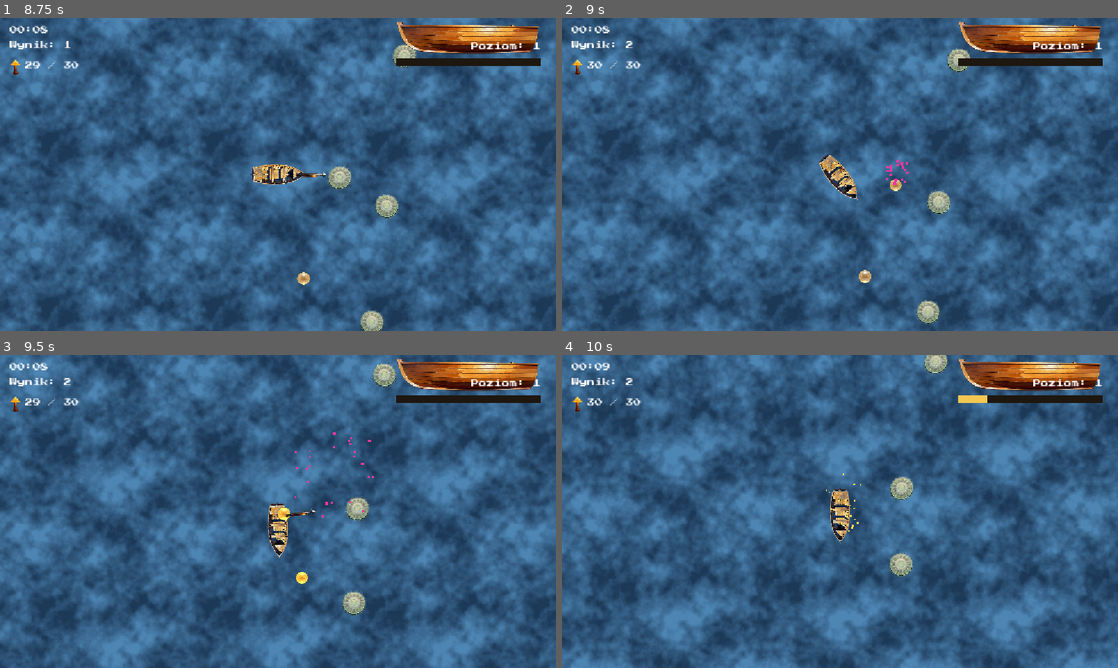
Above: before the commit, frames 1-4 (two rows, left to right).
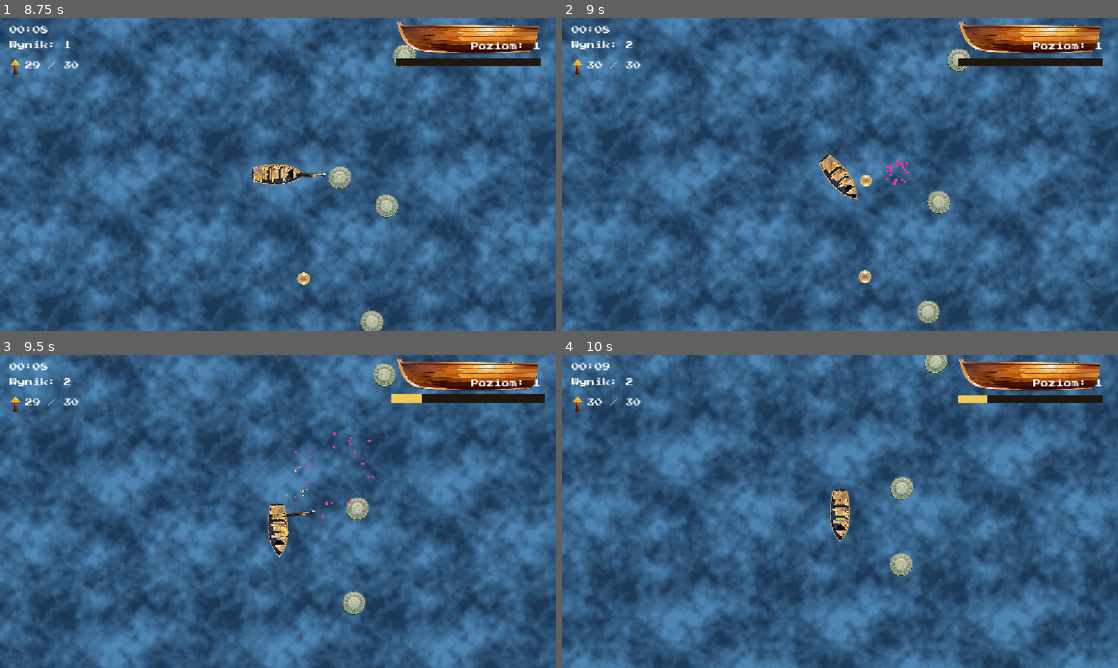
Above: after the commit, the same moments.

Repository: stap1/SCIM
Game: Godot game, scene res://scenes/MainMenu.tscn
Two runs of this game, one before a commit and one after it. Both use one fixed random seed, a clock stepped at 60 frames per second and the inputs below.
Inputs (mouse positions are in pixels of both pictures, inside the frame that each line leads up to):
- Up to frame 1 (8.75 s): click "Start" at 0.5 s; tap Enter at 1.25 s; move the mouse to (250, 237) at 1.27 s; hold W (move_up) 1.28-2 s; hold Shift 1.28-2 s; click (250, 237) at 1.42 s; drag from (444, 221) to (278, 155) at 2.02 s; move the mouse to (111, 127) at 2.77 s; hold A (move_left) 2.78-3.5 s; tap Ctrl at 2.85, 7.35 s; drag from (305, 174) to (111, 127) at 3.52 s; move the mouse to (194, 96) at 4.27 s; hold S (move_down) 4.28-5 s; tap Alt at 4.35 s; drag from (400, 158) to (278, 193) at 5.02 s; move the mouse to (166, 190) at 5.77 s; hold W (move_up) 5.78-6.5 s; hold Shift 5.78-6.5 s; click (166, 190) at 5.92 s; drag from (333, 105) to (278, 155) at 6.52 s; move the mouse to (250, 237) at 7.27 s; hold D (move_right) 7.28-8 s; drag from (444, 221) to (294, 174) at 8.02 s
- Up to frame 2 (9 s): move the mouse to (673, 127) at 8.77 s; hold S (move_down) from 8.78 s (still down); tap Alt at 8.85 s
- Up to frame 3 (9.5 s): keep holding S (move_down)
- Up to frame 4 (10 s): release S (move_down) at 9.5 s; drag from (867, 511) to (673, 464) at 9.52 s

Frame 1 is identical in both runs. In frame 2, 0.1% of the frame differs, in the area x 53-62%, y 50-56%; in frame 3, 0.4%, in the area x 50-98%, y 12-74%; in frame 4, less than 0.1%.

Commit message:
A1+A2: szybsze orby XP (400/180) i boss o 210 s
- XP_MAGNET_SPEED 250->400, XP_MAGNET_RANGE 120->180 (orb dogania uciekajacego gracza)
- MINIBOSS_SPAWN_TIME 270->210 (3:30, ~90 s walki z pelnym skladem)
- testy GameConfig i boss zaktualizowane do nowych wartosci

Co-Authored-By: Claude Opus 4.8 <noreply@anthropic.com>

Diff:
--- a/scripts/globals/game_config.gd
+++ b/scripts/globals/game_config.gd
@@ -68,7 +68,8 @@
 const MINIBOSS_TELEGRAPH_PULSES: int = 3
 const MINIBOSS_TELEGRAPH_COLOR: Color = Color(1.8, 1.8, 1.8, 1.0)
 # Czas (s) pojawienia bossa i wyprzedzenie ostrzezenia boss_incoming.
-const MINIBOSS_SPAWN_TIME: float = 270.0
+# A2: 210 s (3:30) - rekin wchodzi w min. 2 (120 s), wiec ~90 s walki z pelnym skladem.
+const MINIBOSS_SPAWN_TIME: float = 210.0
 const MINIBOSS_WARNING: float = 2.0
 
 # --- Juice (FAZA 5): animacje "zycia" obiektow (kosmetyka Tweenow, nie balans rozgrywki) ---
@@ -94,8 +95,10 @@
 const XP_ORB_VALUE: int = 1
 const XP_ORB_MINIBOSS: int = 10
 const XP_PICKUP_RADIUS: float = 30.0
-const XP_MAGNET_SPEED: float = 250.0
-const XP_MAGNET_RANGE: float = 120.0
+# Magnes: orb dogania gracza nawet gdy ten ucieka na max (PLAYER_MAX_SPEED=200) i lapie
+# wczesniej (A1). Wczesniej 250/120 - orb wypadal poza zasieg przy ucieczce.
+const XP_MAGNET_SPEED: float = 400.0
+const XP_MAGNET_RANGE: float = 180.0
 # Po tylu sekundach aktywnej gry niezebrany orb znika (audyt P0.1).
 const XP_ORB_LIFETIME: float = 12.0
 # Model 1 orb = 1 XP (FAZA 6): wrog zrzuca xp_value orbow po 1 XP, rozrzuconych w promieniu.
--- a/test/test_boss.gd
+++ b/test/test_boss.gd
@@ -16,8 +16,9 @@
 	assert_true(boss.is_in_group("enemies"), "MotorBoat w grupie enemies")
 
 func test_should_spawn_boss() -> void:
-	assert_true(SpawnerScript.should_spawn_boss(270.0, false), "time>=270 i nie spawniony -> true")
-	assert_false(SpawnerScript.should_spawn_boss(270.0, true), "juz spawniony -> false")
+	assert_true(SpawnerScript.should_spawn_boss(210.0, false), "time>=210 i nie spawniony -> true")
+	assert_false(SpawnerScript.should_spawn_boss(210.0, true), "juz spawniony -> false")
+	assert_false(SpawnerScript.should_spawn_boss(209.0, false), "tuz przed progiem -> false")
 	assert_false(SpawnerScript.should_spawn_boss(100.0, false), "za wczesnie -> false")
 
 func test_double_die_does_not_crash() -> void:
@@ -47,9 +48,9 @@
 	spawner.max_enemies = 0 # tylko boss (regularne pomijane przez limit)
 	add_child_autofree(spawner)
 	await wait_physics_frames(1)
-	GameState.time = 271.0
+	GameState.time = 211.0
 	spawner._on_timeout()
-	assert_eq(_count_bosses(), 1, "boss spawniony raz po 270s")
+	assert_eq(_count_bosses(), 1, "boss spawniony raz po 210s")
 	spawner._on_timeout()
 	assert_eq(_count_bosses(), 1, "guard: brak drugiego bossa")
 	# Sprzatanie wrogow dodanych do drzewa testowego.
--- a/test/test_game_config.gd
+++ b/test/test_game_config.gd
@@ -48,14 +48,14 @@
 	assert_eq(GameConfig.ENEMY_MAX_COUNT, 30, "ENEMY_MAX_COUNT 30")
 	assert_almost_eq(GameConfig.MINIBOSS_HP, 300.0, 0.001, "MINIBOSS_HP 300")
 	assert_eq(GameConfig.MINIBOSS_SCORE, 500, "MINIBOSS_SCORE 500")
-	assert_almost_eq(GameConfig.MINIBOSS_SPAWN_TIME, 270.0, 0.001, "MINIBOSS_SPAWN_TIME 270")
+	assert_almost_eq(GameConfig.MINIBOSS_SPAWN_TIME, 210.0, 0.001, "MINIBOSS_SPAWN_TIME 210")
 	assert_almost_eq(GameConfig.MINIBOSS_WARNING, 2.0, 0.001, "MINIBOSS_WARNING 2")
 
 func test_xp_constants() -> void:
 	assert_eq(GameConfig.XP_ORB_VALUE, 1, "XP_ORB_VALUE 1")
 	assert_almost_eq(GameConfig.XP_PICKUP_RADIUS, 30.0, 0.001, "XP_PICKUP_RADIUS 30")
-	assert_almost_eq(GameConfig.XP_MAGNET_SPEED, 250.0, 0.001, "XP_MAGNET_SPEED 250")
-	assert_almost_eq(GameConfig.XP_MAGNET_RANGE, 120.0, 0.001, "XP_MAGNET_RANGE 120")
+	assert_almost_eq(GameConfig.XP_MAGNET_SPEED, 400.0, 0.001, "XP_MAGNET_SPEED 400")
+	assert_almost_eq(GameConfig.XP_MAGNET_RANGE, 180.0, 0.001, "XP_MAGNET_RANGE 180")
 	assert_almost_eq(GameConfig.XP_ORB_LIFETIME, 12.0, 0.001, "XP_ORB_LIFETIME 12")
 
 # --- (3) Single-source: skrypty CZYTAJA z GameConfig ---
